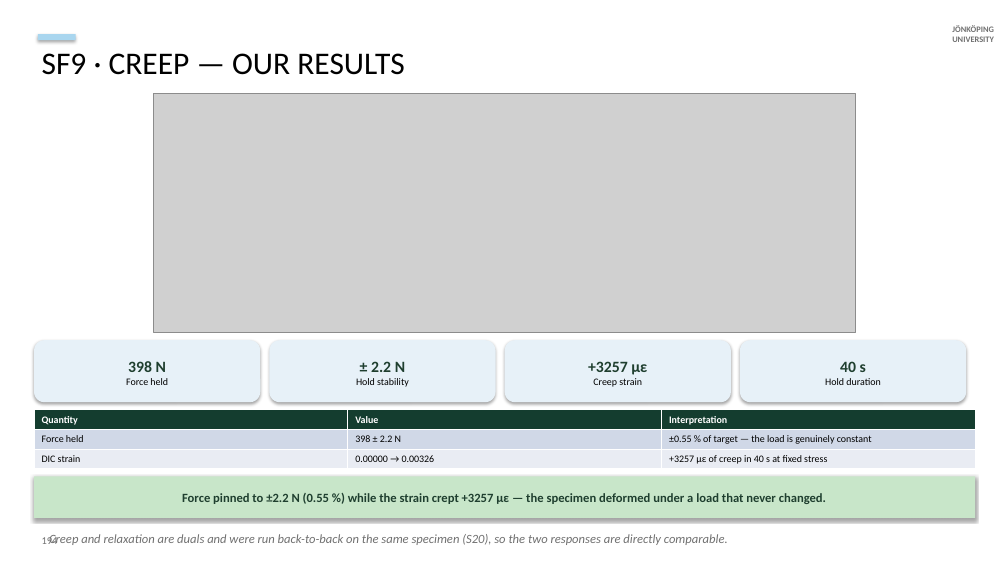
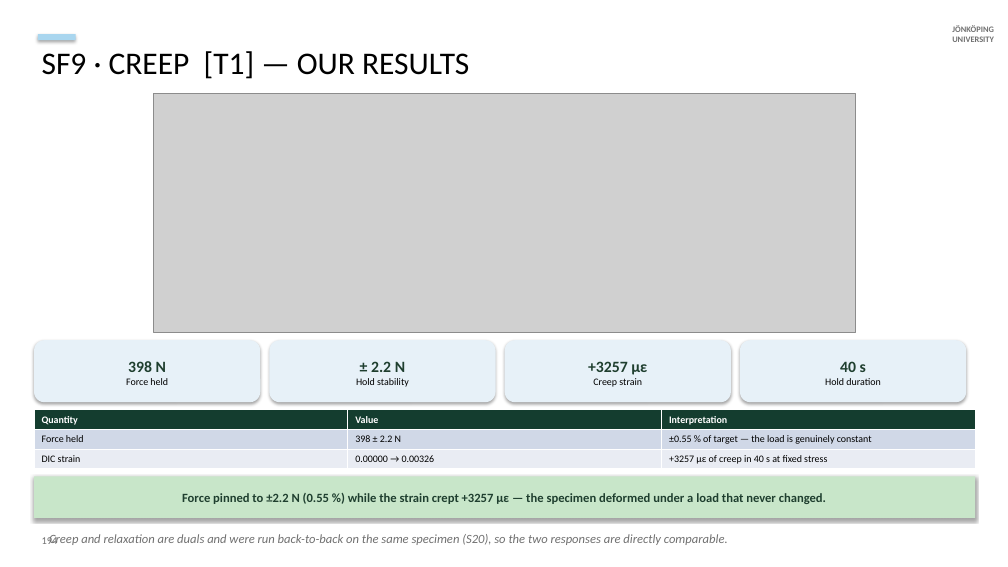
Before and after one commit to cenmir/UTM, a slide deck: slide 54 of documentation/V6a_8_6_20_slides.pptx. Drawn at 1008x567 pixels with LibreOffice and Linux fonts; fonts in the diff are those of the drawing; grey boxes stand for pictures. Boxes give left, top, right and bottom in pixels: in the first picture for what was removed or moved away, otherwise in the second. Text is boxed around its words. In the diff, an @@ line names an element or a change of style, - is before the commit and + after.

```diff
--- a/documentation/V6a_8_6_20_slides.pptx
+++ b/documentation/V6a_8_6_20_slides.pptx
@@ text at bbox=[42, 51, 469, 79]: text changed @@
-SF9 · CREEP — OUR RESULTS
+SF9 · CREEP [T1] — OUR RESULTS
```
Also in this commit, not shown: 12 other slides changed, 1 slide added, 3 other files.
